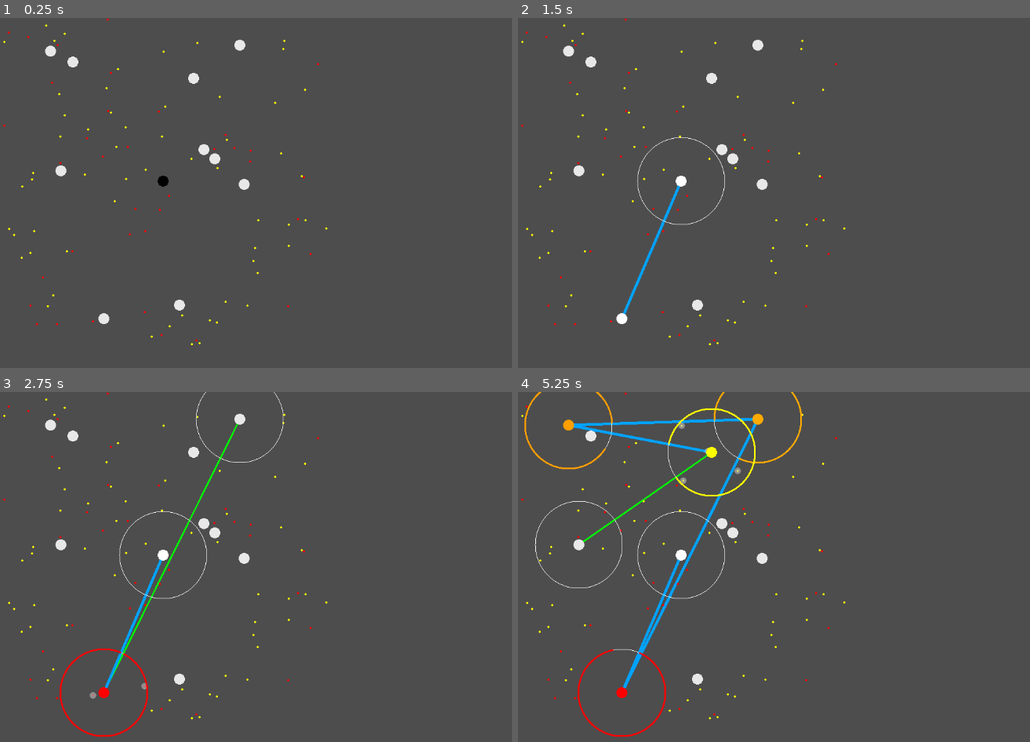
Above: before the commit, frames 1-4 (two rows, left to right).
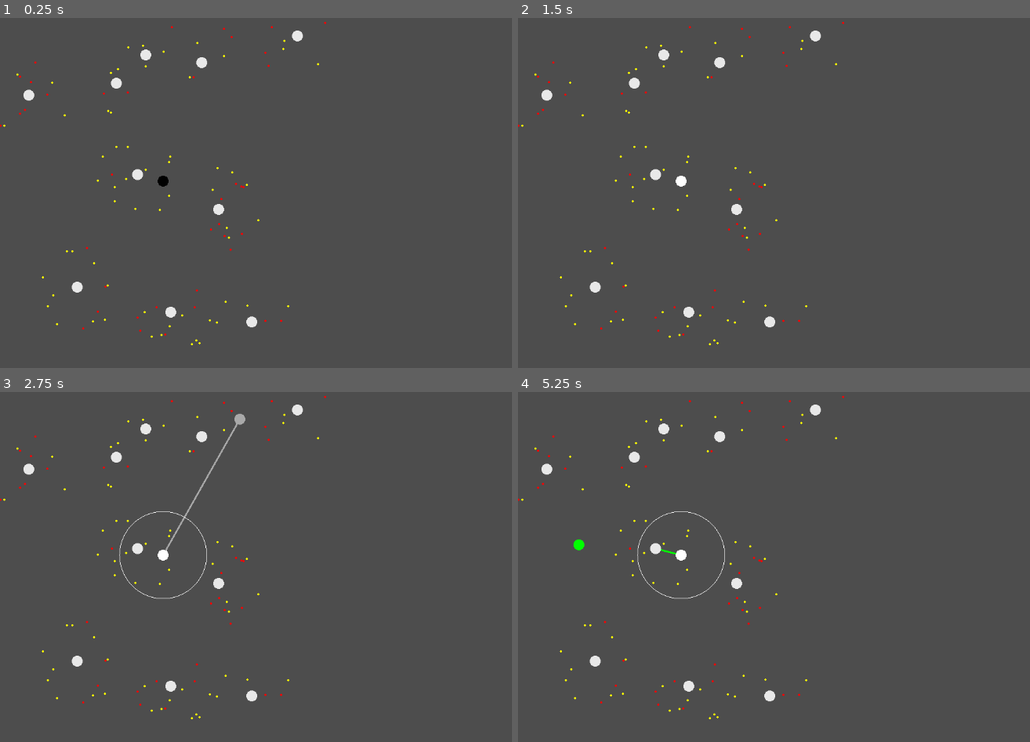
Above: after the commit, the same moments.

Repository: Mynijo/MagicFocus
Game: Godot game, scene res://FocusCraft/Focus.tscn
Same seed, same stepped clock (60 frames per second), same inputs: the game is played once before the commit and once after it.
Inputs (mouse positions are in pixels of both pictures, inside the frame that each line leads up to):
- Up to frame 1 (0.25 s): no input
- Up to frame 2 (1.5 s): tap Enter at 0.5 s; move the mouse to (681, 182) at 0.52 s; press the mouse at (681, 182) at 0.53 s; tap Space at 1.25 s; move the mouse to (620, 319) at 1.27 s; release the mouse at (620, 319) at 1.28 s; click (620, 319) at 1.35 s
- Up to frame 3 (2.75 s): tap Enter at 2 s; move the mouse to (240, 420) at 2.02 s; press the mouse at (240, 420) at 2.03 s
- Up to frame 4 (5.25 s): tap Space at 2.75, 4.25 s; move the mouse to (569, 423) at 2.77 s; release the mouse at (569, 423) at 2.78 s; click (569, 423) at 2.85 s; tap Enter at 3.5 s; move the mouse to (712, 451) at 3.52 s; press the mouse at (712, 451) at 3.53 s; move the mouse to (722, 525) at 4.27 s; release the mouse at (722, 525) at 4.28 s; click (722, 525) at 4.35 s; move the mouse to (579, 546) at 5.02 s; press the mouse at (579, 546) at 5.03 s

The runs differ from the first frame. In frame 1, 1.5% of the frame differs, in the area x 0-65%, y 0-93%; in frame 2, 1.9%; in frame 3, 2.6%; in frame 4, 4.1%, in the area x 0-65%, y 0-99%.

Commit message:
Changed dot spawn points

Diff:
--- a/FocusCraft/Focus.gd
+++ b/FocusCraft/Focus.gd
@@ -4,6 +4,8 @@
 var Conections = []
 var Conection_hover_position
 var Conection_hover_Node
+
+var All_nodes = []
 
 var Connection_color = Color.DARK_GRAY
 
@@ -17,19 +19,45 @@
 	$RayCast2D.position = $StartNode.position
 	Connected_nodes.append($StartNode)
 
+	for n in range (0, 10):
+		var pos
+		var flag_ok = false
+		while !flag_ok:
+			flag_ok = true
+			pos =  Vector2( randi_range(20, 580), randi_range(20, 580))
+			for i in All_nodes:
+				if i.position.distance_to(pos) < 20 and $StartNode.position.distance_to(pos) < 20:
+					flag_ok = false
+
+		var focus_node_instance = Focus_node_scene.instantiate()
+		focus_node_instance.position = pos
+		add_child(focus_node_instance)
+		All_nodes.append(focus_node_instance)
+
 	for n in range (0, 100):
+		var pos
+		var flag_ok  = false
+		var flag_ok_2 = true
+		while !flag_ok:
+			pos =  Vector2( randi_range(0, 600), randi_range(0, 600) )
+			for i in All_nodes:
+				if i.position.distance_to(pos) < 80:
+					flag_ok_2 = true
+					for m in All_nodes:
+						if m.position.distance_to(pos) < 15 or $StartNode.position.distance_to(pos) < 15:
+							flag_ok_2 = false
+							break
+					if flag_ok_2:
+						flag_ok = true
+
+
 		var energie_dots_instance = Energie_dots_scene.instantiate()
-		energie_dots_instance.position.x = randi_range(0, 600)
-		energie_dots_instance.position.y = randi_range(0, 600)
+		energie_dots_instance.position = pos
 		if n > 60:
 			energie_dots_instance.Dot_color = Color.RED
 		add_child(energie_dots_instance)
 
-	for n in range (0, 10):
-		var focus_node_instance = Focus_node_scene.instantiate()
-		focus_node_instance.position.x = randi_range(20, 580)
-		focus_node_instance.position.y = randi_range(20, 580)
-		add_child(focus_node_instance)
+
 
 func _draw():
 	if Input.is_action_pressed("left_mouse"):
Not shown: 2 places in FocusCraft/Connection.tscn that only renumber resources
Not shown: 2 places in FocusCraft/EnergieDots.tscn that only renumber resources
Not shown: 1 places in FocusCraft/FocusNode.tscn that only renumber resources
